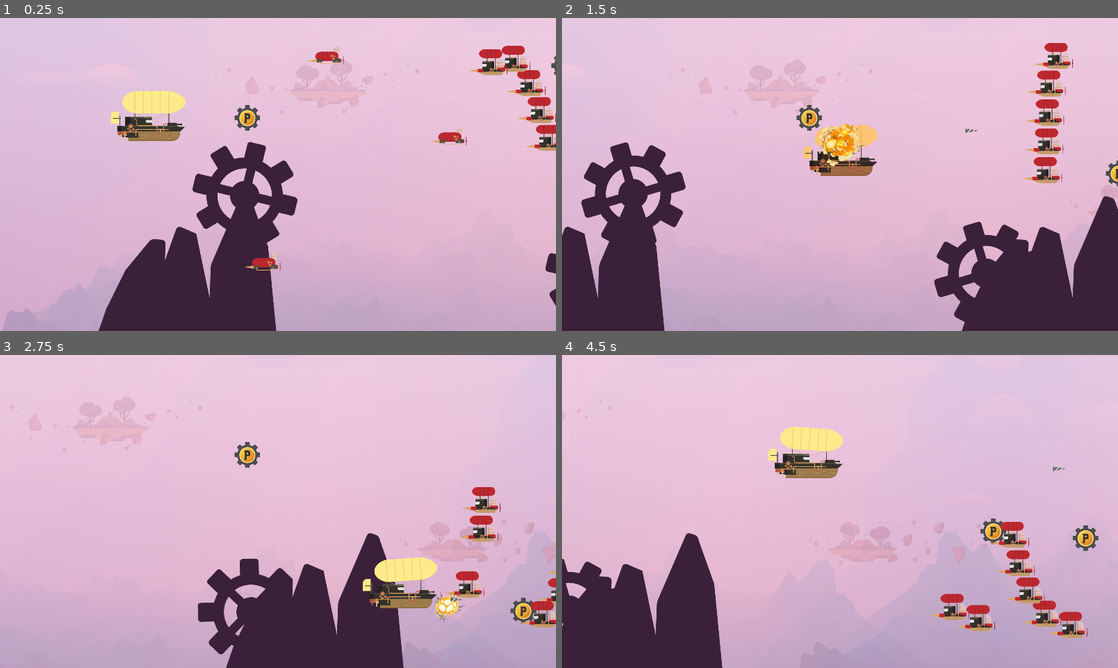
Above: before the commit, frames 1-4 (two rows, left to right).
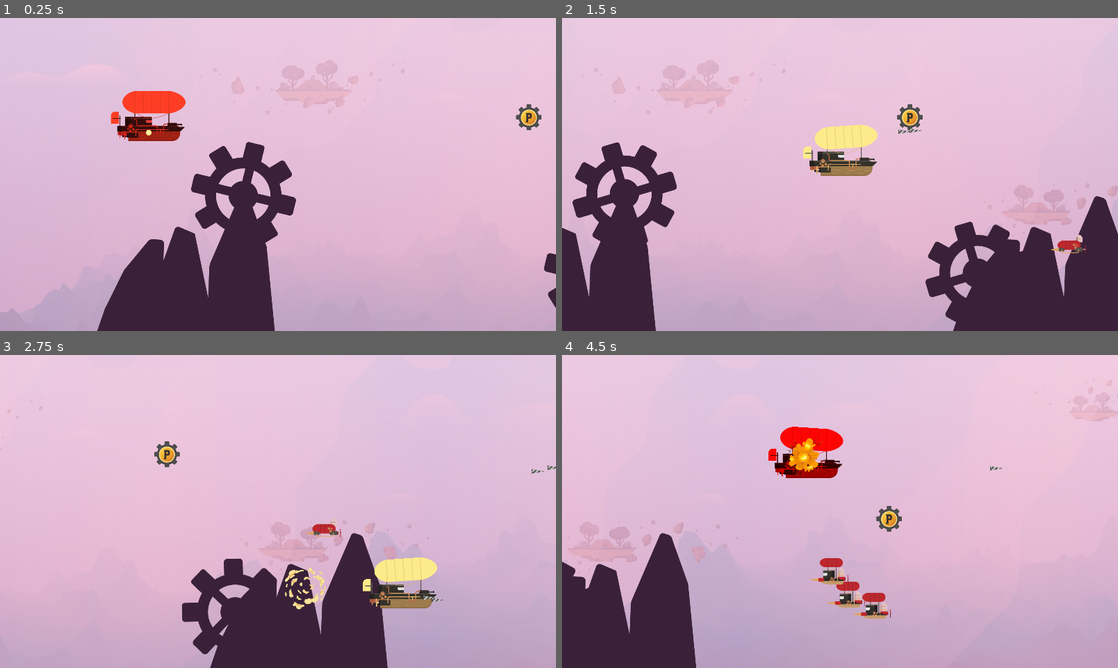
Above: after the commit, the same moments.

Repository: danielmiranda0099/godot_plz_shootEmUp
Game: Godot game, scene res://Scenes/Nivel 1.tscn
Two runs of this game, one before a commit and one after it. Both use one fixed random seed, a clock stepped at 60 frames per second and the inputs below.
Inputs (mouse positions are in pixels of both pictures, inside the frame that each line leads up to):
- Up to frame 1 (0.25 s): no input
- Up to frame 2 (1.5 s): move the mouse to (962, 158) at 0.52 s; press the mouse at (962, 158) at 0.53 s; hold D (move_right) 0.53-1.28 s; move the mouse to (728, 190) at 1.27 s; release the mouse at (728, 190) at 1.28 s; hold S (move_down) from 1.28 s (still down); click (728, 190) at 1.35 s
- Up to frame 3 (2.75 s): move the mouse to (333, 442) at 2.02 s; release S (move_down) at 2.03 s; press the mouse at (333, 442) at 2.03 s; hold D (move_right) from 2.03 s (still down)
- Up to frame 4 (4.5 s): move the mouse to (812, 574) at 2.77 s; release D (move_right) at 2.78 s; release the mouse at (812, 574) at 2.78 s; hold W (move_up) 2.78-3.53 s; click (812, 574) at 2.85 s; move the mouse to (1006, 558) at 3.52 s; press the mouse at (1006, 558) at 3.53 s; hold A (move_left) from 3.53 s (still down); move the mouse to (673, 464) at 4.27 s; release the mouse at (673, 464) at 4.28 s; click (673, 464) at 4.35 s

The runs differ from the first frame. In frame 1, 5.0% of the frame differs, in the area x 0-100%, y 8-100%; in frame 2, 9.1%; in frame 3, 7.9%; in frame 4, 12%.

Commit message:
[ADD] Parallax Effect

Diff:
--- a/Scenes/Monte.tscn
+++ b/Scenes/Monte.tscn
@@ -14,7 +14,6 @@
 
 [node name="engranaje" type="Sprite" parent="."]
 position = Vector2( 966.236, 609.797 )
-rotation = 4.77756
 texture = ExtResource( 2 )
 
 [node name="AnimationEngranaje" type="AnimationPlayer" parent="."]
--- a/Scenes/Nivel 1.tscn
+++ b/Scenes/Nivel 1.tscn
@@ -21,7 +21,6 @@
 [node name="ParallaxLayer" type="ParallaxLayer" parent="ParallaxBackground"]
 motion_mirroring = Vector2( 5760, 0 )
 script = ExtResource( 10 )
-velocidad = 5
 
 [node name="fondo" type="Sprite" parent="ParallaxBackground/ParallaxLayer"]
 position = Vector2( 2880, 540 )
@@ -30,7 +29,6 @@
 [node name="ParallaxLayer2" type="ParallaxLayer" parent="ParallaxBackground"]
 motion_mirroring = Vector2( 5760, 0 )
 script = ExtResource( 10 )
-velocidad = 8
 
 [node name="Monte" parent="ParallaxBackground/ParallaxLayer2" instance=ExtResource( 6 )]
 
@@ -44,23 +42,27 @@
 
 [node name="Personaje" parent="Camera2D" instance=ExtResource( 1 )]
 position = Vector2( -450.402, -183.057 )
+z_index = 0
+z_as_relative = true
+collision_layer = 2147483649
 
 [node name="GrupoEnemigos" parent="." instance=ExtResource( 2 )]
+position = Vector2( 1891.76, -42.3784 )
 
 [node name="GrupoEnemigos2" parent="." instance=ExtResource( 2 )]
-position = Vector2( 320.389, 23.7842 )
+position = Vector2( 3142.8, -69.4485 )
 
 [node name="EnemigoDirigido" parent="." instance=ExtResource( 3 )]
-position = Vector2( 1674.43, 412.95 )
+position = Vector2( 716.43, 488.069 )
 
 [node name="EnemigoDirigido2" parent="." instance=ExtResource( 3 )]
-position = Vector2( 986.43, 936.95 )
+position = Vector2( 3209.29, 1011.96 )
 
 [node name="EnemigoDirigido3" parent="." instance=ExtResource( 3 )]
-position = Vector2( 1242.43, 84.95 )
+position = Vector2( 3478.67, 49.7309 )
 
 [node name="PowerUp" type="Area2D" parent="."]
-position = Vector2( 854.185, 345.068 )
+position = Vector2( 1951.3, 343.132 )
 script = ExtResource( 5 )
 
 [node name="powerUp" type="Sprite" parent="PowerUp"]
--- a/Scenes/Personaje.tscn
+++ b/Scenes/Personaje.tscn
@@ -164,12 +164,14 @@
 "personaje",
 ]]
 position = Vector2( 509.598, 356.943 )
+z_index = -1
+z_as_relative = false
 script = ExtResource( 1 )
 
 [node name="Barco" type="AnimatedSprite" parent="."]
 frames = SubResource( 6 )
 animation = "Idle"
-frame = 4
+frame = 1
 playing = true
 
 [node name="Globo" type="Sprite" parent="."]
--- a/Scripts/Camera2D.gd
+++ b/Scripts/Camera2D.gd
@@ -2,5 +2,5 @@
 
 export (int) var velocidad = 500
 
-#func _physics_process(delta):
-#	position.x += velocidad * delta
+func _physics_process(delta):
+	position.x += velocidad * delta
--- a/Scripts/ParallaxLayer.gd
+++ b/Scripts/ParallaxLayer.gd
@@ -1,6 +1,6 @@
 extends ParallaxLayer
 
-export (int) var velocidad = 0
-
-func _process(delta):
-	motion_offset -= Vector2(velocidad,0)
+#export (int) var velocidad = 0
+#
+#func _process(delta):
+#	motion_offset -= Vector2(velocidad,0)
